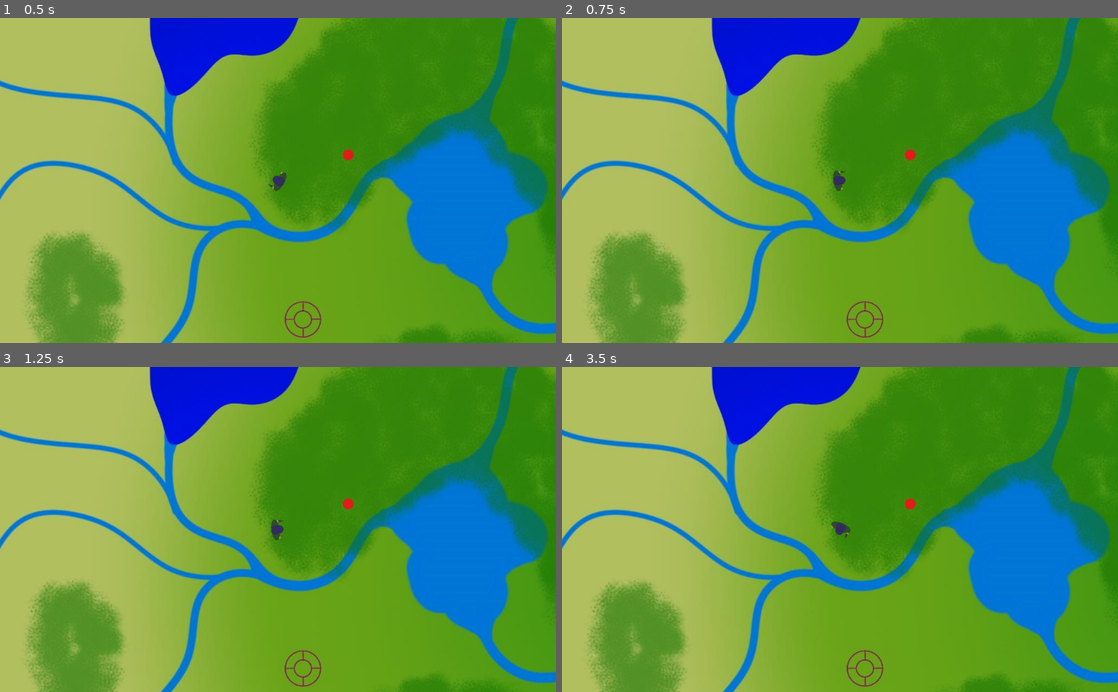
Above: before the commit, frames 1-4 (two rows, left to right).
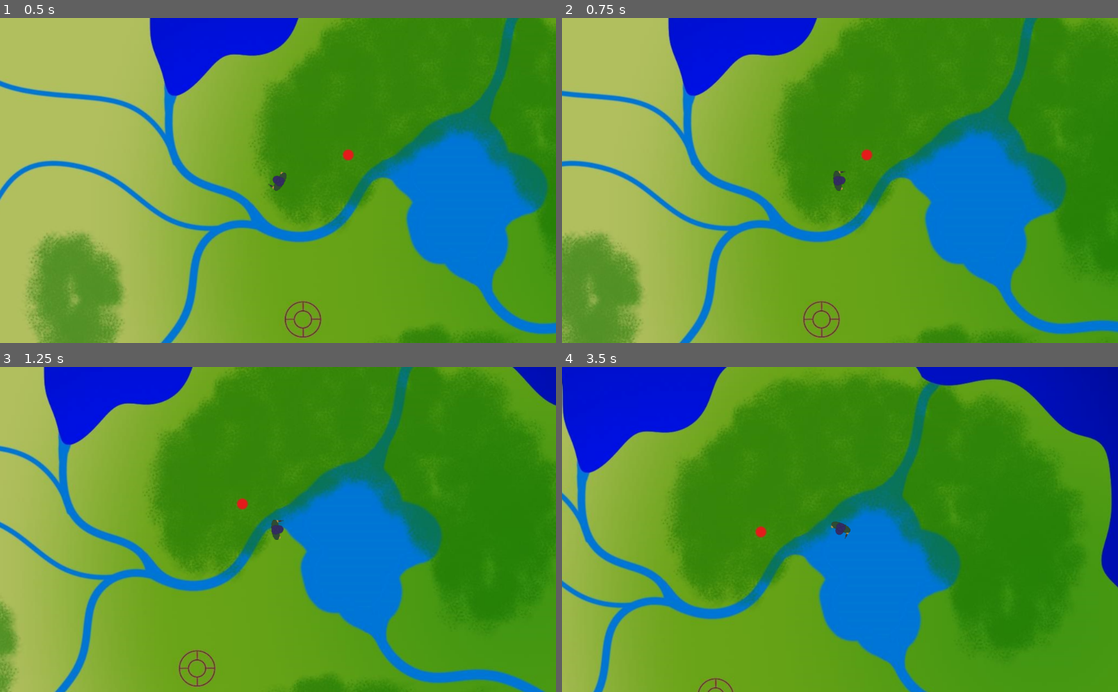
Above: after the commit, the same moments.

Repository: 32BitFlame/capstone-2019
Game: Godot game, scene res://TestRoom.tscn
The game is run twice, just before and just after one commit, with the same random seed, the same clock (stepped at 60 frames per second) and the same inputs. The project has no main scene, so this scene is started directly.
Inputs (mouse positions are in pixels of both pictures, inside the frame that each line leads up to):
- Up to frame 1 (0.5 s): no input
- Up to frame 2 (0.75 s): tap Enter at 0.5 s; move the mouse to (962, 164) at 0.52 s; hold D (ui_right, bound only after the commit) from 0.53 s (still down); hold Shift (sprint) from 0.53 s (still down); click (962, 164) at 0.6 s
- Up to frame 3 (1.25 s): keep holding D (ui_right, bound only after the commit); keep holding Shift (sprint)
- Up to frame 4 (3.5 s): move the mouse to (728, 545) at 1.27 s; release D (ui_right, bound only after the commit) at 1.28 s; release Shift (sprint) at 1.28 s; hold S (ui_down, bound only after the commit) 1.28-2.03 s; tap Shift (sprint) at 1.35, 3.05 s; tap Middle mouse button (melee, bound only after the commit) at 1.55, 2.1 s; move the mouse to (895, 458) at 2.02 s; hold D (ui_right, bound only after the commit) 2.03-2.78 s; click (895, 458) at 2.3 s; move the mouse to (812, 594) at 2.77 s; hold W (ui_up, bound only after the commit) from 2.78 s (still down); click (812, 594) at 2.85 s

Frame 1 is identical in both runs. In frame 2, 39% of the frame differs, in the area x 0-100%, y 0-100%; in frame 3, 64%; in frame 4, 77%.
Error after the commit: Invalid call. Nonexistent function 'check_fire' in base 'Node2D ()'. (res://objects/player.gd:53)

Commit message:
Started on non-melee weapons

Diff:
--- /dev/null
+++ b/Melee_Hitbox.tscn
@@ -0,0 +1,21 @@
+[gd_scene load_steps=4 format=2]
+
+[ext_resource path="res://objects/hitbox.gd" type="Script" id=1]
+[ext_resource path="res://sprites/Player_Assets/Melee_attack.png" type="Texture" id=2]
+
+[sub_resource type="RectangleShape2D" id=1]
+
+[node name="melee_hitbox" type="Node2D"]
+script = ExtResource( 1 )
+lifetime_frames = 5
+damage = 2.0
+
+[node name="Area2D" type="Area2D" parent="."]
+
+[node name="CollisionShape2D" type="CollisionShape2D" parent="Area2D"]
+shape = SubResource( 1 )
+
+[node name="Sprite" type="Sprite" parent="."]
+position = Vector2( -0.0218658, -0.00179195 )
+texture = ExtResource( 2 )
+[connection signal="body_entered" from="Area2D" to="." method="_on_Area2D_body_entered"]
--- a/TestRoom.tscn
+++ b/TestRoom.tscn
@@ -1,9 +1,8 @@
-[gd_scene load_steps=5 format=2]
+[gd_scene load_steps=4 format=2]
 
 [ext_resource path="res://objects/NetController.tscn" type="PackedScene" id=1]
 [ext_resource path="res://Backgrounds/Spawn Island_LI.jpg" type="Texture" id=2]
 [ext_resource path="res://objects/player.tscn" type="PackedScene" id=3]
-[ext_resource path="res://objects/player.gd" type="Script" id=4]
 
 [node name="TestRoom" type="Node2D"]
 
@@ -16,12 +15,13 @@
 texture = ExtResource( 2 )
 
 [node name="KinematicBody2D" parent="." instance=ExtResource( 3 )]
-script = ExtResource( 4 )
 walk_speed = 200.0
 sprint_speed = 400.0
 tired_speed = 100.0
 sprint_timer = 125
 sprint_timer_diff = 5
+melee_timer = 5
+melee_distance = 40.0
 
 [node name="Camera2D" type="Camera2D" parent="KinematicBody2D"]
 current = true
--- a/Weapon.gd
+++ /dev/null
@@ -1,18 +0,0 @@
-#WIP
-extends Node2D
-signal Action
-var fire_rate;
-var _fire_iter;
-
-func _init(_fire_rate, _fire_auto):
-	fire_rate = _fire_rate;
-	_fire_iter = fire_rate;
-
-
-func check_fire(state):
-	if(_fire_iter-1 > 0):
-		_fire_iter-=1;
-
-
-func _fire_action():
-	pass
--- a/Weapon.tscn
+++ /dev/null
@@ -1,13 +0,0 @@
-[gd_scene load_steps=3 format=2]
-
-[ext_resource path="res://Weapon.gd" type="Script" id=1]
-
-[sub_resource type="RectangleShape2D" id=1]
-
-[node name="Weapon" type="Node2D"]
-script = ExtResource( 1 )
-
-[node name="Area2D" type="Area2D" parent="."]
-
-[node name="CollisionShape2D" type="CollisionShape2D" parent="Area2D"]
-shape = SubResource( 1 )
--- /dev/null
+++ b/objects/Weapon.gd
@@ -0,0 +1,10 @@
+extends Node2D
+class_name Weapon # Abstract Do not Instantiate
+
+var bullet;
+var sprite;
+func _init(bullet_path): #DO not call
+	bullet = load(bullet_path) # Just dont
+
+func fire(x,y):
+	pass
--- /dev/null
+++ b/objects/hitbox.gd
@@ -0,0 +1,15 @@
+extends Node2D
+class_name Hitbox
+export (int) var lifetime_frames;
+export (float) var damage;
+var _iter = lifetime_frames;
+
+var origin_obj;
+func _physics_process(delta):
+	if(_iter < 1):
+		get_parent().remove_child(self)
+	_iter-=1;
+
+func _on_Area2D_body_entered(body):
+	if(body.has_method("damage") && body != origin_obj): # Checks if method exists on object and that the object is not the node of origin
+		body.damage(damage)
--- a/objects/player.gd
+++ b/objects/player.gd
@@ -1,4 +1,9 @@
 extends KinematicBody2D
+signal gameover
+onready var meleeHitbox = preload("res://Melee_Hitbox.tscn")
+
+onready var meleeSprite = load("res://sprites/Player_Assets/Melee_attack.png")
+onready var gunSprite = load("res://sprites/Player_Assets/Base_Gun.png")
 
 export (float) var walk_speed;
 export (float) var sprint_speed;
@@ -10,22 +15,66 @@
 var sprint_timer_iter = 0;
 var sprint_cooldown = true;
 
+export (float) var max_health;
+var health = max_health;
+
 var move_speed = walk_speed;
-var velocity = Vector2();
 var move_vector_normalized = Vector2(0,0);
 
+export (int) var melee_timer;
+export (float) var melee_distance;
+
+enum actionStates {
+  none,
+  melee
+}
+class StarterGun:
+	extends Weapon
+	var bullet_path
+	var parent
+
+	var _prev_frame_fire = false;
+
+	func _init(_bullet_path, _parent).(_bullet_path):
+		self.parent = _parent
+		self.bullet_path = _bullet_path
+	func fire(x,y):
+		print("Fire Test");
+
+var actionSprites = {
+	actionStates.none:load("res://sprites/Player_Assets/Base_Gun.png"),
+	actionStates.melee:load("res://sprites/Player_Assets/Melee_attack.png")
+}
+var starterGun = StarterGun.new("", self);
+var action_lock = 0;
+var cur_action = actionStates.none
+var sprite;
 func _ready():
-	pass
+	starterGun.check_fire(10,20)
+	for child in get_children():
+		if(child is Sprite):
+			sprite = child
 
-func weapon_fire():
-	# Fire
-	if Input.is_action_just_pressed("fire"):
-		print_debug()
 
 func _physics_process(delta):
 	# Rotates to face player
 	look_at(get_global_mouse_position());
 	rotate(1.57079633);
+
+	if(action_lock != 0):
+		action_lock -= 1
+	else:
+		cur_action = actionStates.none
+
+	if(Input.is_action_just_pressed("melee") && action_lock == 0):
+		var hit = meleeHitbox.instance()
+		hit.position = Vector2(self.position.x, self.position.y) +  (Vector2(0,-melee_distance).rotated(rotation))
+		hit.rotation = rotation
+		hit.origin_obj = self # Avoid hitting self
+		get_parent().add_child(hit)
+		action_lock = melee_timer
+		cur_action = actionStates.melee
+
 
 	move_vector_normalized = Vector2(0,0);
 
@@ -37,21 +86,30 @@
 		move_speed = sprint_speed;
 	else:
 		#Checks sprint timer to 'charge' sprint also checks if sprint is enabled
-		move_speed = tired_speed if sprint_cooldown else walk_speed;
+		move_speed = tired_speed if sprint_cooldown else walk_speed
 		if sprint_timer_iter > 0:
-			sprint_timer_iter-=1;
+			sprint_timer_iter-=1
 		elif sprint_cooldown == true:
-			sprint_cooldown = false;
+			sprint_cooldown = false
 
 	#Checks for button presses and sets movement vector accordingly
-	move_vector_normalized.x += _castBoolToInt(Input.is_action_pressed("ui_right"));
-	move_vector_normalized.x -= _castBoolToInt(Input.is_action_pressed("ui_left"));
+	move_vector_normalized.x += _castBoolToInt(Input.is_action_pressed("ui_right"))
+	move_vector_normalized.x -= _castBoolToInt(Input.is_action_pressed("ui_left"))
 
-	move_vector_normalized.y -= _castBoolToInt(Input.is_action_pressed("ui_up"));
-	move_vector_normalized.y += _castBoolToInt(Input.is_action_pressed("ui_down"));
+	move_vector_normalized.y -= _castBoolToInt(Input.is_action_pressed("ui_up"))
+	move_vector_normalized.y += _castBoolToInt(Input.is_action_pressed("ui_down"))
 
 	#Moves and collides with movement vector with a magnitude of movement speed
-	move_and_slide(move_vector_normalized * move_speed, Vector2(0,0));
+	move_and_slide(move_vector_normalized * move_speed, Vector2(0,0))
+
+	sprite.texture = actionSprites[cur_action]
+
 
 func _castBoolToInt(boolVal):
 	return 1 if boolVal else 0
+
+func damage(amount: float):
+	health -= amount
+	print(amount);
+	if(health < 0.1):
+		emit_signal("gameover") # Emits gameover signal to be recieved by any listening objects
--- a/objects/player.tscn
+++ b/objects/player.tscn
@@ -1,14 +1,16 @@
-[gd_scene load_steps=3 format=2]
+[gd_scene load_steps=4 format=2]
 
-[ext_resource path="res://sprites/Player_Assets/Base_Gun.png" type="Texture" id=1]
+[ext_resource path="res://objects/player.gd" type="Script" id=1]
+[ext_resource path="res://sprites/Player_Assets/Base_Gun.png" type="Texture" id=2]
 
 [sub_resource type="CircleShape2D" id=1]
 radius = 20.0579
 
-[node name="KinematicBody2D" type="KinematicBody2D"]
+[node name="Player" type="KinematicBody2D"]
+script = ExtResource( 1 )
 
 [node name="CollisionShape2D" type="CollisionShape2D" parent="."]
 shape = SubResource( 1 )
 
 [node name="Sprite" type="Sprite" parent="."]
-texture = ExtResource( 1 )
+texture = ExtResource( 2 )
--- a/objects/server_update.gd
+++ b/objects/server_update.gd
@@ -10,9 +10,7 @@
 	if(net_iter >= net_iter_max): #Runs code when net iter reaches a specific number of frames
 		net_iter = 0; #Resets net iter
 		# Poll http server
-		print("Polling")
 		var test = request(uri)
-		print(test)
 	net_iter+=1;
 
 func _on_HTTPRequest_request_completed(result, response_code, headers, body):
--- a/project.godot
+++ b/project.godot
@@ -10,12 +10,18 @@
 
 _global_script_classes=[ {
 "base": "Node2D",
-"class": "weapon",
+"class": "Hitbox",
 "language": "GDScript",
-"path": "res://Weapon.gd"
+"path": "res://objects/hitbox.gd"
+}, {
+"base": "Node2D",
+"class": "Weapon",
+"language": "GDScript",
+"path": "res://objects/Weapon.gd"
 } ]
 _global_script_class_icons={
-"weapon": ""
+"Hitbox": "",
+"Weapon": ""
 }
 
 [application]
@@ -25,6 +31,30 @@
 
 [input]
 
+ui_left={
+"deadzone": 0.5,
+"events": [ Object(InputEventKey,"resource_local_to_scene":false,"resource_name":"","device":0,"alt":false,"shift":false,"control":false,"meta":false,"command":false,"pressed":false,"scancode":65,"unicode":0,"echo":false,"script":null)
+, Object(InputEventJoypadButton,"resource_local_to_scene":false,"resource_name":"","device":0,"button_index":14,"pressure":0.0,"pressed":false,"script":null)
+ ]
+}
+ui_right={
+"deadzone": 0.5,
+"events": [ Object(InputEventKey,"resource_local_to_scene":false,"resource_name":"","device":0,"alt":false,"shift":false,"control":false,"meta":false,"command":false,"pressed":false,"scancode":68,"unicode":0,"echo":false,"script":null)
+, Object(InputEventJoypadButton,"resource_local_to_scene":false,"resource_name":"","device":0,"button_index":15,"pressure":0.0,"pressed":false,"script":null)
+ ]
+}
+ui_up={
+"deadzone": 0.5,
+"events": [ Object(InputEventKey,"resource_local_to_scene":false,"resource_name":"","device":0,"alt":false,"shift":false,"control":false,"meta":false,"command":false,"pressed":false,"scancode":87,"unicode":0,"echo":false,"script":null)
+, Object(InputEventJoypadButton,"resource_local_to_scene":false,"resource_name":"","device":0,"button_index":12,"pressure":0.0,"pressed":false,"script":null)
+ ]
+}
+ui_down={
+"deadzone": 0.5,
+"events": [ Object(InputEventKey,"resource_local_to_scene":false,"resource_name":"","device":0,"alt":false,"shift":false,"control":false,"meta":false,"command":false,"pressed":false,"scancode":83,"unicode":0,"echo":false,"script":null)
+, Object(InputEventJoypadButton,"resource_local_to_scene":false,"resource_name":"","device":0,"button_index":13,"pressure":0.0,"pressed":false,"script":null)
+ ]
+}
 sprint={
 "deadzone": 0.5,
 "events": [ Object(InputEventKey,"resource_local_to_scene":false,"resource_name":"","device":0,"alt":false,"shift":false,"control":false,"meta":false,"command":false,"pressed":false,"scancode":16777237,"unicode":0,"echo":false,"script":null)
@@ -35,6 +65,11 @@
 "events": [ Object(InputEventMouseButton,"resource_local_to_scene":false,"resource_name":"","device":0,"alt":false,"shi …(212 unchanged characters)…
  ]
 }
+melee={
+"deadzone": 0.5,
+"events": [ Object(InputEventMouseButton,"resource_local_to_scene":false,"resource_name":"","device":0,"alt":false,"shift":false,"control":false,"meta":false,"command":false,"button_mask":0,"position":Vector2( 0, 0 ),"global_position":Vector2( 0, 0 ),"factor":1.0,"button_index":3,"pressed":false,"doubleclick":false,"script":null)
+ ]
+}
 
 [rendering]
 
